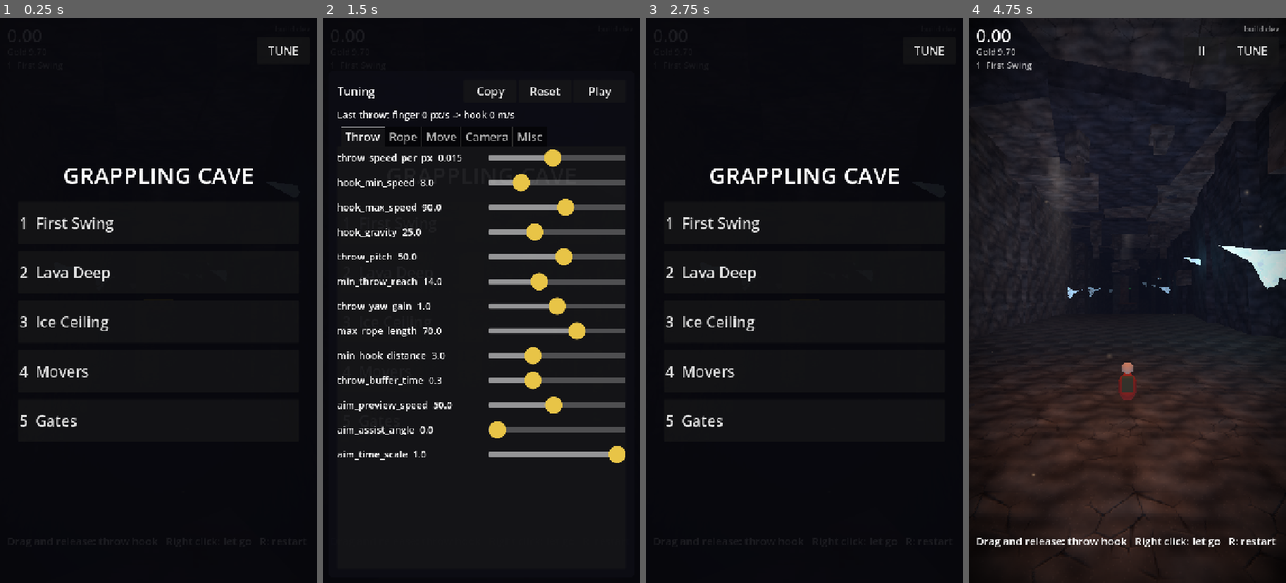
Above: before the commit, frames 1-4 (left to right).
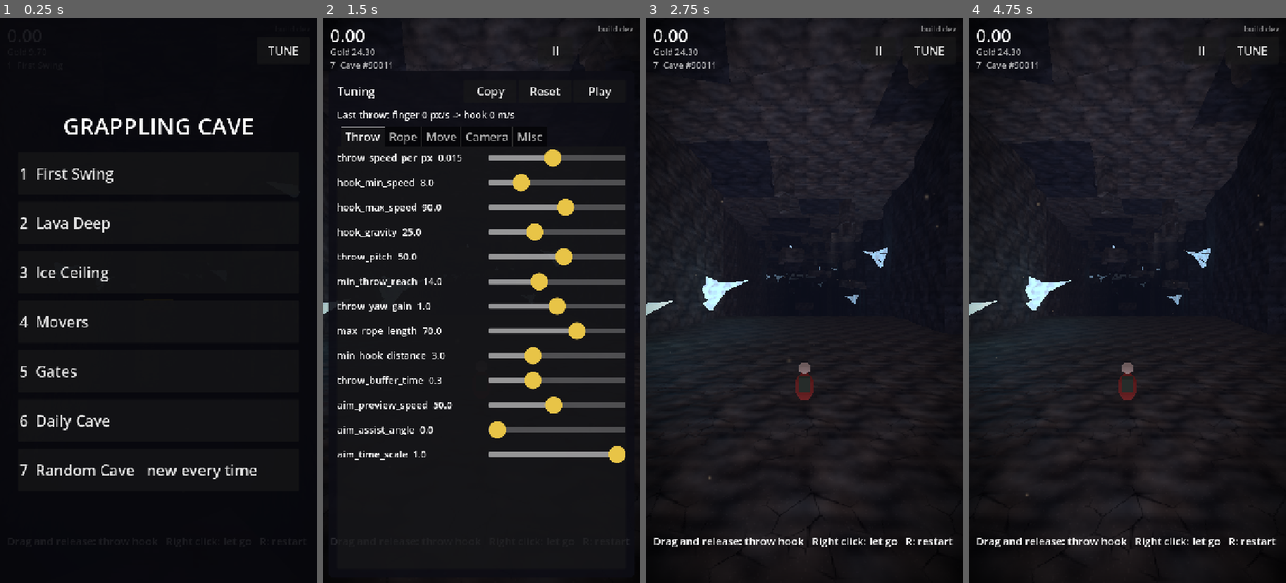
Above: after the commit, the same moments.

Repository: j4nric/Grappling-hook-app
Game: Godot game, scene res://scenes/main.tscn
The game is run twice, just before and just after one commit, with the same random seed, the same clock (stepped at 60 frames per second) and the same inputs.
Inputs (mouse positions are in pixels of both pictures, inside the frame that each line leads up to):
- Up to frame 1 (0.25 s): no input
- Up to frame 2 (1.5 s): click (481, 470) at 0.5 s, where only the run after the commit has a clickable "7 Random Cave new every time"; click "TUNE" at 1.25 s
- Up to frame 3 (2.75 s): click "Play" at 2 s
- Up to frame 4 (4.75 s): click (1127, 221) at 2.75 s, where only the run before the commit has a clickable "1 First Swing"; click "II" at 3.5 s; click "Restart" at 4.25 s

The runs differ from the first frame. In frame 1, 3.6% of the frame differs, in the area x 6-82%, y 17-82%; in frame 2, 2.2%; in frame 3, 18%, in the area x 0-99%, y 0-95%; in frame 4, 11%.

Commit message:
Prozedurale Höhlen: Daily Cave und Random Cave
Co-Authored-By: Claude Opus 5.5 <noreply@anthropic.com>
Claude-Session: https://claude.ai/code/session_01NprrisYecDf1UXiA34pvZx

Diff:
--- /dev/null
+++ b/scripts/cave_generator.gd
@@ -0,0 +1,118 @@
+class_name CaveGenerator
+extends RefCounted
+## Procedural caves: from a seed, a random but fair run of halls for the
+## CavernBuilder. Always a ground hall at the start and the end, 4-6 halls in
+## between (open abyss, islands, pillars, lava, ice, gate, movers - never the
+## same kind twice in a row), a checkpoint every second hall. Medal times
+## come from an estimate of the run time (calibrated against the test bot).
+
+## Average speed of a good run (m/s) and extra seconds per kind of hall.
+const RUN_SPEED := 16.0
+const EXTRA_SECONDS := {"gate": 6.0, "ice": 2.0, "movers": 1.0}
+## Medal times as multiples of the estimate. The test bot needs about 0.82
+## of the estimate; like the authored levels, gold is 0.85, silver 1.2 and
+## bronze 2 times the bot's time.
+const GOLD := 0.7
+const SILVER := 1.0
+const BRONZE := 1.65
+## Kind of hall -> chance weight.
+const KINDS := {"open": 1.0, "islands": 1.0, "pillars": 1.0, "lava": 1.0, "ice": 0.7, "gate": 0.6, "movers": 0.6}
+
+
+## A Level for "daily" or "random" with this seed (not built yet).
+static func make(kind: String, seed_value: int) -> Level:
+	var level := Level.new()
+	level.level_name = "Daily Cave" if kind == "daily" else "Cave #%d" % seed_value
+	level.layout_seed = seed_value
+	level.segments = segments(seed_value)
+	var estimate := estimate_time(level.segments)
+	level.gold_time = snappedf(estimate * GOLD, 0.1)
+	level.silver_time = snappedf(estimate * SILVER, 0.1)
+	level.bronze_time = snappedf(estimate * BRONZE, 0.1)
+	return level
+
+
+## Today's seed: the date as a number (20261018), the same for everyone.
+static func daily_seed() -> int:
+	var date := Time.get_date_dict_from_system()
+	return int(date.year) * 10000 + int(date.month) * 100 + int(date.day)
+
+
+static func segments(seed_value: int) -> Array:
+	var rng := RandomNumberGenerator.new()
+	rng.seed = seed_value
+	var halls: Array = [_ground_hall(rng)]
+	var count := rng.randi_range(4, 6)
+	var last := ""
+	for i in count:
+		var kind := _pick(rng, last, i)
+		last = kind
+		var hall := {
+			"kind": kind,
+			"length": snappedf(rng.randf_range(50.0, 75.0), 1.0),
+			"width": snappedf(rng.randf_range(34.0, 46.0), 1.0),
+			"ceiling": snappedf(rng.randf_range(24.0, 32.0), 1.0),
+			"stalactites": snappedf(rng.randf_range(0.5, 0.9), 0.05),
+			"outcrops": snappedf(rng.randf_range(0.2, 0.5), 0.05),
+			"crystals": rng.randi_range(2, 3),
+			"shafts": rng.randi_range(0, 2),
+			"checkpoint": i % 2 == 1,
+		}
+		match kind:
+			"islands":
+				hall.islands = rng.randi_range(2, 3)
+			"pillars":
+				hall.pillars = rng.randi_range(3, 4)
+			"lava":
+				hall.floor = "lava"
+				hall.islands = 1
+			"ice":
+				hall.ice = snappedf(rng.randf_range(0.7, 1.0), 0.05)
+				hall.outcrops = 0.5
+				hall.pillars = 1
+			"gate":
+				hall.gate = [snappedf(rng.randf_range(-10.0, 10.0), 0.5), snappedf(rng.randf_range(14.0, 16.0), 0.5)]
+			"movers":
+				var length: float = hall.length
+				var y: float = float(hall.ceiling) - 10.0
+				hall.movers = [
+					[-8.0, y, snappedf(length * 0.3, 1.0), 6.0, 4.0, 4.0, Vector3(16, 0, 0), 3.0, rng.randf()],
+					[8.0, y + 2.0, snappedf(length * 0.7, 1.0), 6.0, 4.0, 4.0, Vector3(-16, 0, 0), 3.5, rng.randf()],
+				]
+		halls.append(hall)
+	halls.append(_ground_hall(rng))
+	return halls
+
+
+## Seconds a good run needs: length at RUN_SPEED plus extras per hall kind.
+static func estimate_time(halls: Array) -> float:
+	var total := 0.0
+	for hall: Dictionary in halls:
+		total += float(hall.get("length", 60.0)) / RUN_SPEED
+		total += EXTRA_SECONDS.get(hall.get("kind", ""), 0.0)
+	return total
+
+
+static func _ground_hall(rng: RandomNumberGenerator) -> Dictionary:
+	return {"kind": "ground", "length": 40.0, "width": 34.0, "ceiling": 26.0, "floor": "ground",
+			"stalactites": 0.6, "crystals": 2, "shafts": rng.randi_range(0, 1)}
+
+
+## Weighted pick; not the same kind twice in a row, no gate right at the start.
+static func _pick(rng: RandomNumberGenerator, last: String, index: int) -> String:
+	var total := 0.0
+	for kind: String in KINDS:
+		if _allowed(kind, last, index):
+			total += KINDS[kind]
+	var roll := rng.randf() * total
+	for kind: String in KINDS:
+		if not _allowed(kind, last, index):
+			continue
+		roll -= KINDS[kind]
+		if roll <= 0.0:
+			return kind
+	return "open"
+
+
+static func _allowed(kind: String, last: String, index: int) -> bool:
+	return kind != last and not (kind == "gate" and index == 0)
--- a/scripts/game.gd
+++ b/scripts/game.gd
@@ -27,7 +27,7 @@
 @onready var ghost := $Ghost
 
 ## The levels in play order (tests swap in their own).
-var level_list: Array[String] = Levels.LIST
+var level_list: Array[String] = Levels.with_procedural()
 var level: Level
 var level_index := 0
 var _respawn := Vector3.ZERO
@@ -62,7 +62,8 @@
 	InputRouter.restart_requested.connect(restart)
 	InputRouter.throw_requested.connect(_on_throw)
 	InputRouter.release_requested.connect(_on_tap)
-	menu.level_chosen.connect(load_level)
+	# From the menu, the random cave is a new one every time.
+	menu.level_chosen.connect(func(index: int) -> void: load_level(index, true))
 	pause_menu.restart_pressed.connect(restart)
 	pause_menu.levels_pressed.connect(open_menu)
 	version_label.text = "build %s" % ProjectSettings.get_setting("application/config/version", "dev")
@@ -73,7 +74,7 @@
 	finish_panel.add_theme_stylebox_override("panel", panel_style)
 	for button_name in ["Next", "Levels"]:
 		finish_panel.get_node("Lines/Buttons/" + button_name).add_to_group(InputRouter.BLOCKING_GUI_GROUP)
-	finish_panel.get_node("Lines/Buttons/Next").pressed.connect(func() -> void: load_level(level_index + 1))
+	finish_panel.get_node("Lines/Buttons/Next").pressed.connect(_on_next)
 	finish_panel.get_node("Lines/Buttons/Levels").pressed.connect(open_menu)
 	get_viewport().size_changed.connect(_apply_safe_area)
 	_apply_safe_area()
@@ -82,16 +83,19 @@
 		open_menu()
 
 
-func load_level(index: int) -> void:
+## new_cave: a random cave gets a fresh seed (else the same cave again).
+func load_level(index: int, new_cave := false) -> void:
 	if index < 0 or index >= level_list.size():
 		open_menu()
 		return
+	if new_cave and Levels.is_random_cave(level_list[index]):
+		level_list[index] = Levels.random_cave_path()
 	if level:
 		remove_child(level)
 		level.queue_free()
 	level_index = index
 	pause_menu.set_button_visible(true)
-	level = load(level_list[index]).instantiate()
+	level = Levels.instantiate(level_list[index])
 	level.name = "Level"
 	level.build()
 	# Move the player before the level exists, so it never overlaps the new
@@ -110,12 +114,16 @@
 	pause_menu.set_button_visible(false)
 	var entries := []
 	for path in level_list:
-		var scene: Level = load(path).instantiate()
+		var scene: Level = Levels.instantiate(path)
 		var best := Records.best_time(path)
 		var detail := ""
-		if best < INF:
+		var level_title := scene.level_name
+		if Levels.is_random_cave(path):
+			level_title = "Random Cave"
+			detail = "new every time"
+		elif best < INF:
 			detail = "%.2f s  %s" % [best, Records.medal_name(Records.medal(scene, best))]
-		entries.append({"name": scene.level_name, "detail": detail})
+		entries.append({"name": level_title, "detail": detail})
 		scene.free()
 	menu.open(entries)
 
@@ -210,8 +218,19 @@
 	finish_panel.get_node("Lines/Flow").text = "Longest flow x%d" % best_flow if best_flow >= FLOW_MIN_SHOWN else ""
 	finish_panel.get_node("Lines/Target").text = _next_target(medal)
 	finish_panel.get_node("Lines/Again").text = "Tap to play again" if _touch else "Click to play again"
-	finish_panel.get_node("Lines/Buttons/Next").visible = level_index + 1 < level_list.size()
+	var next: Button = finish_panel.get_node("Lines/Buttons/Next")
+	var random := Levels.is_random_cave(level_list[level_index])
+	next.text = "New cave" if random else "Next"
+	next.visible = random or level_index + 1 < level_list.size()
 	_update_hud()
+
+
+## Finish screen "Next": the next level, or a new random cave.
+func _on_next() -> void:
+	if Levels.is_random_cave(level_list[level_index]):
+		load_level(level_index, true)
+	else:
+		load_level(level_index + 1)
 
 
 func _set_flow(value: int) -> void:
--- a/scripts/levels.gd
+++ b/scripts/levels.gd
@@ -1,5 +1,6 @@
 class_name Levels
-## All levels in play order.
+## All levels in play order: the authored caves, then the procedural ones.
+## A procedural level is a path "cave://<kind>/<seed>" (kind: daily, random).
 
 const LIST: Array[String] = [
 	"res://scenes/levels/level_01.tscn",
@@ -8,3 +9,32 @@
 	"res://scenes/levels/level_04.tscn",
 	"res://scenes/levels/level_05.tscn",
 ]
+const CAVE_PREFIX := "cave://"
+
+
+## Authored levels plus today's cave and a random one.
+static func with_procedural() -> Array[String]:
+	var list := LIST.duplicate()
+	list.append(cave_path("daily", CaveGenerator.daily_seed()))
+	list.append(random_cave_path())
+	return list
+
+
+static func cave_path(kind: String, seed_value: int) -> String:
+	return "%s%s/%d" % [CAVE_PREFIX, kind, seed_value]
+
+
+static func random_cave_path() -> String:
+	return cave_path("random", randi_range(10000, 99999))
+
+
+static func is_random_cave(path: String) -> bool:
+	return path.begins_with(CAVE_PREFIX + "random/")
+
+
+## The level for a path (not built yet).
+static func instantiate(path: String) -> Level:
+	if path.begins_with(CAVE_PREFIX):
+		var parts := path.trim_prefix(CAVE_PREFIX).split("/")
+		return CaveGenerator.make(parts[0], int(parts[1]))
+	return load(path).instantiate()
--- a/scripts/records.gd
+++ b/scripts/records.gd
@@ -1,6 +1,7 @@
 class_name Records
 ## Best times and ghost runs per level, kept in user:// (IndexedDB in the
-## browser). Levels are keyed by their scene file name.
+## browser). Levels are keyed by their scene file name, procedural caves by
+## kind and seed.
 
 const PATH := "user://records.cfg"
 const GHOST_DIR := "user://"
@@ -9,6 +10,9 @@
 
 
 static func key(level_path: String) -> String:
+	# Procedural caves: one record per kind and seed ("daily_20261018").
+	if level_path.begins_with(Levels.CAVE_PREFIX):
+		return level_path.trim_prefix(Levels.CAVE_PREFIX).replace("/", "_")
 	return level_path.get_file().get_basename()
 
 
--- /dev/null
+++ b/tests/test_procedural.gd
@@ -0,0 +1,69 @@
+extends "res://tests/test_case.gd"
+## Procedural caves: seeded and fair; daily and random entries in the menu;
+## the bot finishes several seeds within bronze (prints time vs estimate).
+
+const Bot := preload("res://tests/bot.gd")
+const SEEDS := [11, 2024, 31337, 48213]
+const MAX_FRAMES := 60 * 75
+
+
+func run() -> void:
+	check(CaveGenerator.segments(5) == CaveGenerator.segments(5), "same seed, same cave")
+	check(CaveGenerator.segments(5) != CaveGenerator.segments(6), "another seed, another cave")
+	for seed_value in range(1, 40):
+		var halls := CaveGenerator.segments(seed_value)
+		var middle := halls.size() - 2
+		var fair: bool = halls[0].floor == "ground" and halls[-1].floor == "ground" and middle >= 4 and middle <= 6
+		for i in range(1, halls.size() - 1):
+			if i > 1 and halls[i].kind == halls[i - 1].kind:
+				fair = false
+		if halls[1].kind == "gate":
+			fair = false
+		check(fair, "seed %d gives a fair run of halls" % seed_value)
+	var cave := CaveGenerator.make("random", 77)
+	check(cave.level_name == "Cave #77", "random caves are named by their seed")
+	check(cave.gold_time < cave.silver_time and cave.silver_time < cave.bronze_time, "medal times are ordered")
+	cave.free()
+	check(str(CaveGenerator.daily_seed()).length() == 8, "the daily seed is the date")
+	check(Records.key(Levels.cave_path("daily", 20261018)) == "daily_20261018", "records per daily cave")
+
+	# Menu: authored levels, today's cave, a random cave (new each time).
+	levels = Levels.with_procedural()
+	await load_main()
+	check(main.level_list.size() == Levels.LIST.size() + 2, "menu lists the daily and the random cave")
+	var random_index: int = main.level_list.size() - 1
+	main.open_menu()
+	main.menu._choose(random_index)
+	await wait_frames(2)
+	var first: String = main.level_list[random_index]
+	check(main.level is Level and main.level.has_node("Finish"), "the random cave is built")
+	main.restart()
+	check(main.level_list[random_index] == first, "restart keeps the cave")
+	main.open_menu()
+	main.menu._choose(random_index)
+	await wait_frames(2)
+	check(main.level_list[random_index] != first, "choosing it again makes a new cave")
+	main._on_next()
+	await wait_frames(2)
+	check(main.level_index == random_index and main.level_list[random_index] != first, "New cave after the finish")
+
+	# The bot gets through several seeds.
+	for seed_value in SEEDS:
+		var single: Array[String] = [Levels.cave_path("random", seed_value)]
+		main.level_list = single
+		var best := INF
+		for delay in [0, 7]:
+			main.load_level(0)
+			Bot.reset()
+			await wait_frames(2 + delay)
+			var p := player()
+			var frames := 0
+			while not main._finished and frames < MAX_FRAMES:
+				Bot.step(p)
+				await get_tree().physics_frame
+				frames += 1
+			if main._finished:
+				best = minf(best, main._elapsed)
+		var estimate := CaveGenerator.estimate_time(main.level.segments)
+		print("    seed %d: bot %.2f s, estimate %.1f s, bronze %.1f s" % [seed_value, best, estimate, main.level.bronze_time])
+		check(best <= main.level.bronze_time, "bot gets bronze in cave %d" % seed_value)
Not shown, added: scripts/cave_generator.gd.uid
Not shown, added: tests/test_procedural.gd.uid
Not shown, changed: CLAUDE.md
Not shown, changed: docs/next-steps.md
